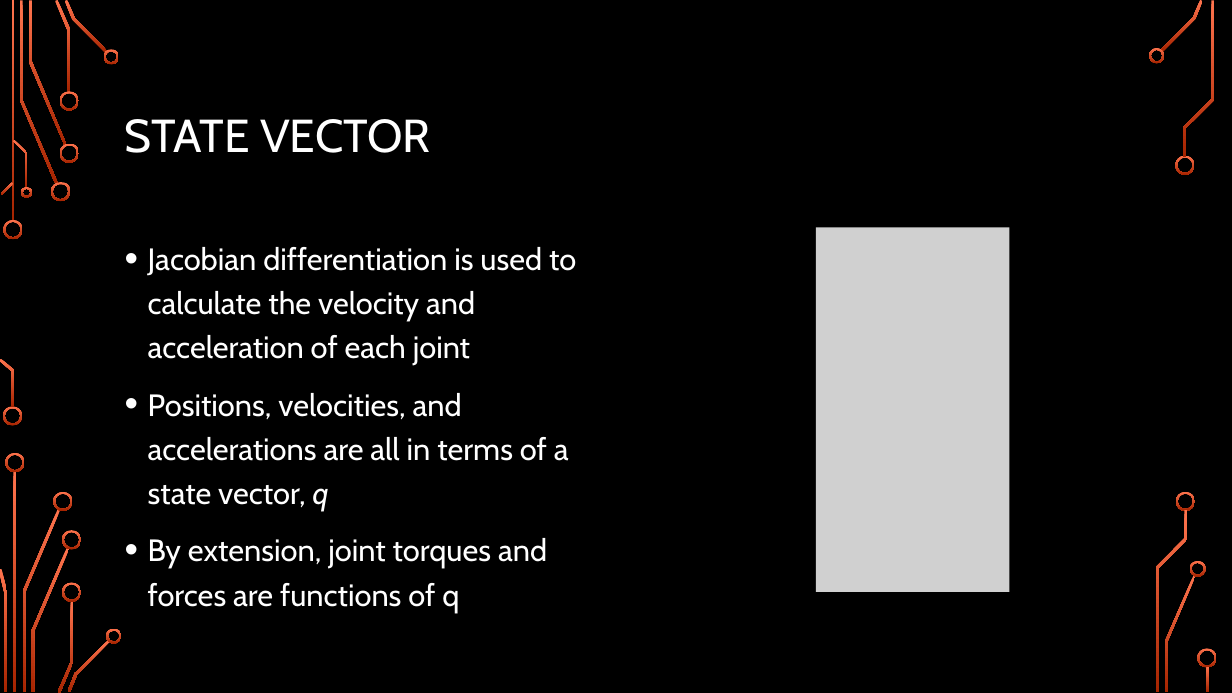
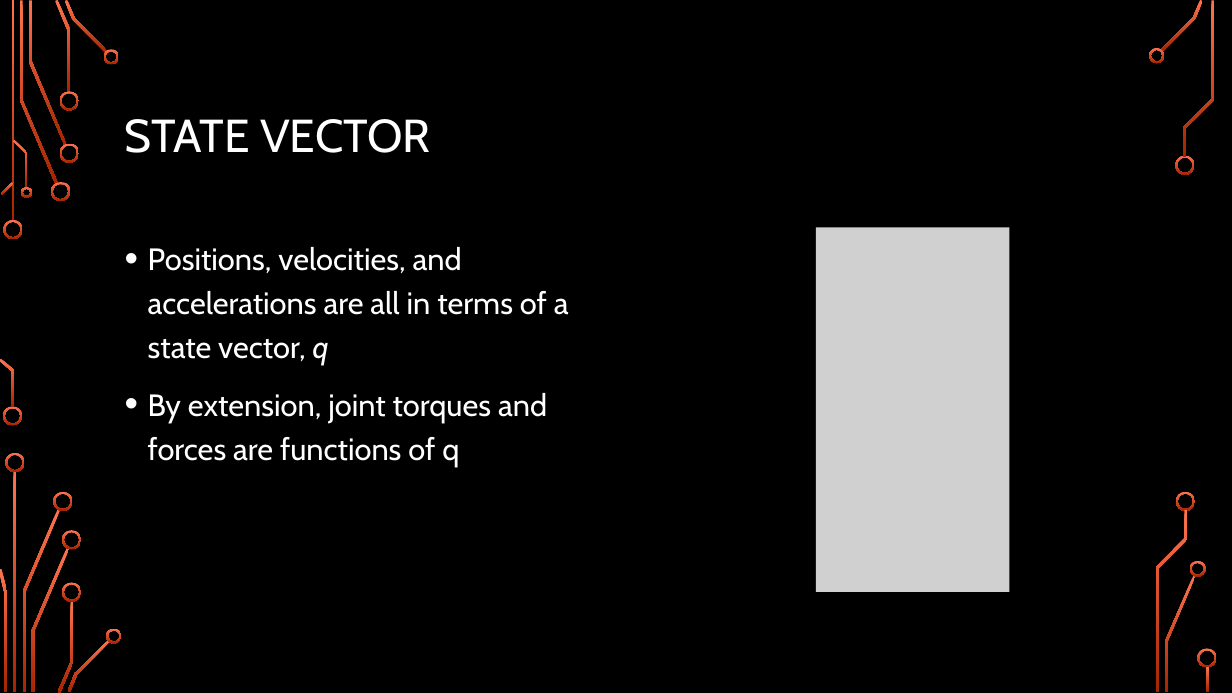
Before and after one commit to Logiant/AgileRoboticControls, a slide deck: slide 11 of Documentation/Presentation/Design Presentation/Design Presentation.pptx (slide 9 before the commit). Drawn at 1232x693 pixels with LibreOffice and Linux fonts; fonts in the diff are those of the drawing; grey boxes stand for pictures; background and template pictures are left out. Boxes give left, top, right and bottom in pixels: in the first picture for what was removed or moved away, otherwise in the second. Text is boxed around its words. In the diff, an @@ line names an element or a change of style, - is before the commit and + after.

```diff
--- a/Documentation/Presentation/Design Presentation/Design Presentation.pptx
+++ b/Documentation/Presentation/Design Presentation/Design Presentation.pptx
@@ text at (148,247,576,365): paragraph removed @@
-• Jacobian differentiation is used to calculate the velocity and acceleration of each joint
```
Also in this commit, not shown: 3 other slides changed, 3 slides added, 1 slide removed.
